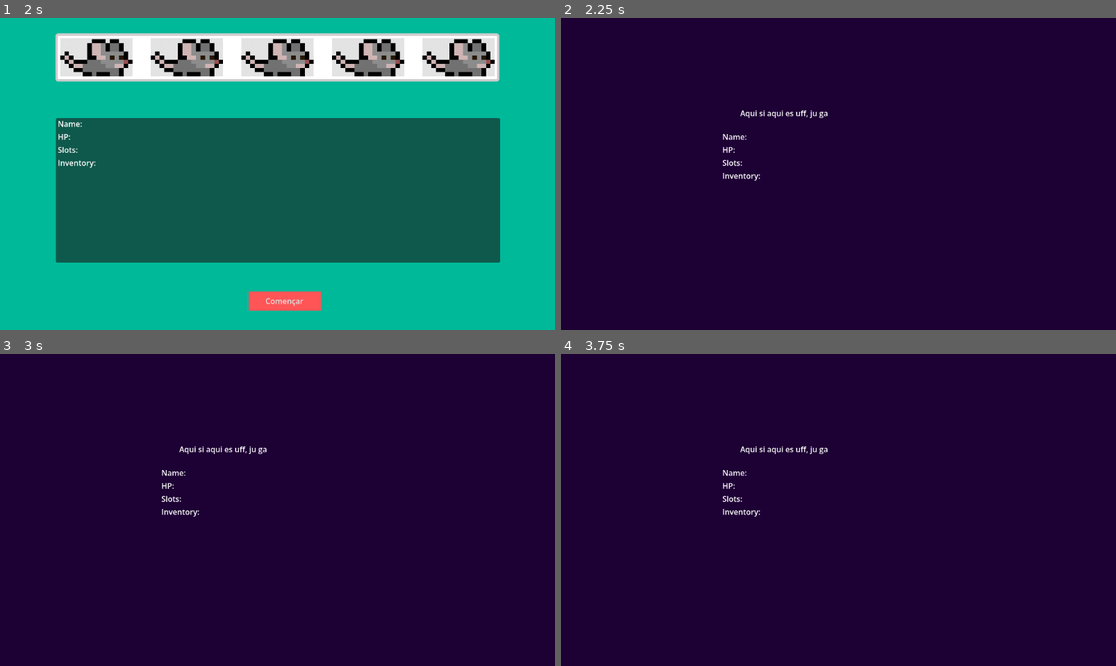
Above: before the commit, frames 1-4 (two rows, left to right).
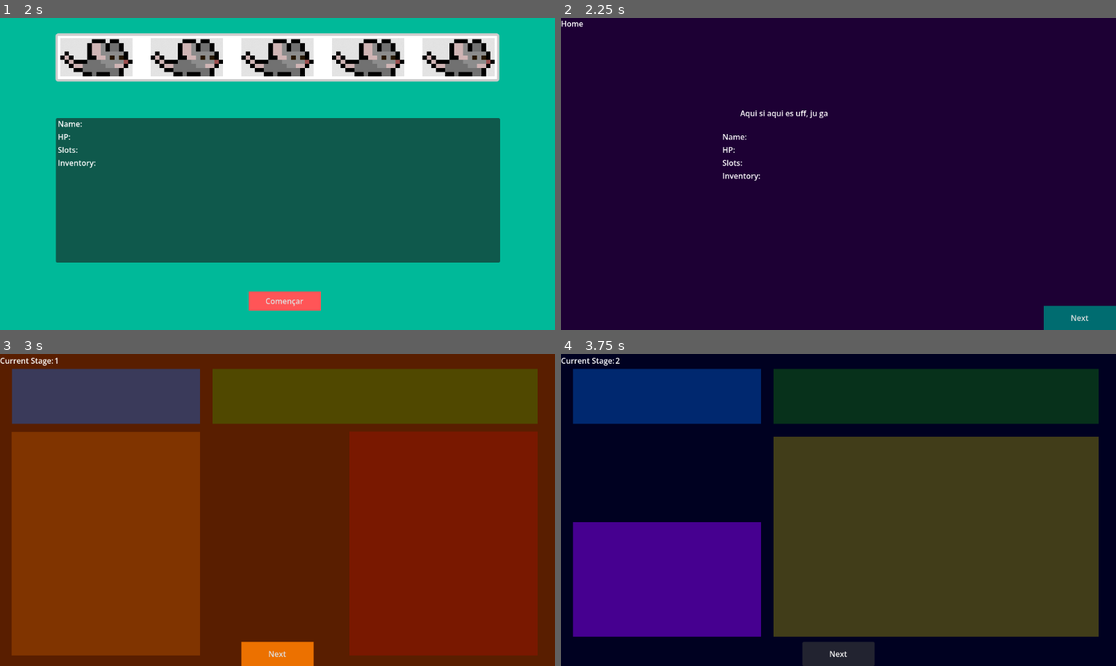
Above: after the commit, the same moments.

Repository: Anderson-Jimenez/-fork
Game: Godot game, scene res://scenes/menu.tscn
Two runs of this game, one before a commit and one after it. Both use one fixed random seed, a clock stepped at 60 frames per second and the inputs below.
Inputs (mouse positions are in pixels of both pictures, inside the frame that each line leads up to):
- Up to frame 1 (2 s): click "test" at 0.5 s; click "Jugar" at 1.25 s
- Up to frame 2 (2.25 s): click "Començar" at 2 s
- Up to frame 3 (3 s): click (516, 653) at 2.75 s, where only the run after the commit has a clickable "Next"
- Up to frame 4 (3.75 s): click (838, 653) at 3.5 s, where only the run after the commit has a clickable "Next"

Frame 1 is identical in both runs. In frame 2, 1.1% of the frame differs, in the area x 0-100%, y 0-100%; in frame 3, 100%; in frame 4, 100%.
Error in both runs: Invalid access to property or key 'NAME' on a base object of type 'Dictionary'. (res://scripts/home.gd:25)

Commit message:
Creat diferents tipus de vistes amb la base del que te de tenir, funcio per a passar de pantalla i anar avançant

Diff:
--- a/autoloads/gameManager.gd
+++ b/autoloads/gameManager.gd
@@ -12,11 +12,20 @@
 func setCharacter(data):
 	selectedCharacter= data
 
+func nextStage():
+	currentStage+=1
+	get_tree().change_scene_to_file("res://scenes/"+stages[currentStage]+".tscn")
+
+
 func routeGenerator():
-	for i in range(11):
+	for i in range(31):
 		var rand = stageTypes.pick_random()
 		stages[i]=rand
 
 	stages[0]='home'
 	stages[5]='shop'
-	stages[10]='boss'
+	stages[15]='shop'
+	stages[25]='shop'
+	stages[10]='bossBattle'
+	stages[20]='bossBattle'
+	stages[30]='bossBattle'
--- /dev/null
+++ b/scenes/battle.tscn
@@ -0,0 +1,112 @@
+[gd_scene format=3 uid="uid://bhlllfddrfaj7"]
+
+[ext_resource type="Script" uid="uid://c7c1vvaurmc1a" path="res://scripts/battle.gd" id="1_dn72j"]
+
+[sub_resource type="StyleBoxFlat" id="StyleBoxFlat_mgoel"]
+bg_color = Color(0.92446744, 0.4446274, 0, 1)
+
+[node name="Battle" type="Control" unique_id=416529015]
+layout_mode = 3
+anchors_preset = 15
+anchor_right = 1.0
+anchor_bottom = 1.0
+grow_horizontal = 2
+grow_vertical = 2
+script = ExtResource("1_dn72j")
+
+[node name="ColorRect" type="ColorRect" parent="." unique_id=1570290577]
+layout_mode = 1
+anchors_preset = 15
+anchor_right = 1.0
+anchor_bottom = 1.0
+grow_horizontal = 2
+grow_vertical = 2
+color = Color(0.35, 0.11666668, 0, 1)
+
+[node name="Label" type="Label" parent="ColorRect" unique_id=1800575555]
+layout_mode = 1
+anchors_preset = -1
+anchor_top = 0.003
+anchor_right = 0.096
+anchor_bottom = 0.045
+offset_top = 0.055999994
+offset_right = 0.40799713
+offset_bottom = -0.16000175
+text = "Current Stage:"
+
+[node name="Stage" type="RichTextLabel" parent="ColorRect" unique_id=819636788]
+layout_mode = 1
+anchors_preset = -1
+anchor_left = 0.098090276
+anchor_top = 0.0030864198
+anchor_right = 0.19109029
+anchor_bottom = 0.045024697
+offset_right = -0.32000732
+offset_bottom = -0.1760025
+metadata/_edit_use_anchors_ = true
+
+[node name="Button" type="Button" parent="ColorRect" unique_id=985109610]
+custom_minimum_size = Vector2(150, 50)
+layout_mode = 1
+anchors_preset = 7
+anchor_left = 0.5
+anchor_top = 1.0
+anchor_right = 0.5
+anchor_bottom = 1.0
+offset_left = -75.0
+offset_top = -50.0
+offset_right = 75.0
+grow_horizontal = 2
+grow_vertical = 0
+theme_override_styles/normal = SubResource("StyleBoxFlat_mgoel")
+text = "Next"
+
+[node name="ColorRect" type="ColorRect" parent="ColorRect" unique_id=740927196]
+layout_mode = 1
+anchors_preset = -1
+anchor_left = 0.020833334
+anchor_top = 0.25
+anchor_right = 0.36052084
+anchor_bottom = 0.96632105
+offset_right = -0.3199997
+offset_bottom = -0.1760025
+color = Color(1, 0.48235294, 0, 0.23529412)
+metadata/_edit_use_anchors_ = true
+
+[node name="ColorRect2" type="ColorRect" parent="ColorRect" unique_id=1283931269]
+layout_mode = 1
+anchors_preset = -1
+anchor_left = 0.021701388
+anchor_top = 0.047839507
+anchor_right = 0.36052084
+anchor_bottom = 0.22403704
+offset_right = -0.3199997
+offset_bottom = -0.1760025
+color = Color(0, 0.4333334, 1, 0.3529412)
+metadata/_edit_use_anchors_ = true
+
+[node name="ColorRect3" type="ColorRect" parent="ColorRect" unique_id=1260788371]
+layout_mode = 1
+anchors_preset = -1
+anchor_left = 0.3828125
+anchor_top = 0.047839507
+anchor_right = 0.96902776
+anchor_bottom = 0.22403704
+offset_right = -0.3199997
+offset_bottom = -0.1760025
+color = Color(0.14999998, 1, 0, 0.1882353)
+metadata/_edit_use_anchors_ = true
+
+[node name="ColorRect4" type="ColorRect" parent="ColorRect" unique_id=2103252410]
+layout_mode = 1
+anchors_preset = -1
+anchor_left = 0.6293403
+anchor_top = 0.24845679
+anchor_right = 0.96902776
+anchor_bottom = 0.96632105
+offset_right = -0.3199997
+offset_bottom = -0.1760025
+color = Color(1, 0, 0, 0.19215687)
+metadata/_edit_use_anchors_ = true
+
+[connection signal="button_up" from="ColorRect/Button" to="." method="_on_button_up_next_stage"]
--- /dev/null
+++ b/scenes/bossBattle.tscn
@@ -0,0 +1,112 @@
+[gd_scene format=3 uid="uid://0njegebc0gsw"]
+
+[ext_resource type="Script" uid="uid://32hrh66tj6my" path="res://scripts/bossBattle.gd" id="1_wpumh"]
+
+[sub_resource type="StyleBoxFlat" id="StyleBoxFlat_is8sf"]
+bg_color = Color(0.6, 0, 0, 1)
+
+[node name="BossBattle" type="Control" unique_id=1192347188]
+layout_mode = 3
+anchors_preset = 15
+anchor_right = 1.0
+anchor_bottom = 1.0
+grow_horizontal = 2
+grow_vertical = 2
+script = ExtResource("1_wpumh")
+
+[node name="ColorRect" type="ColorRect" parent="." unique_id=299906907]
+layout_mode = 1
+anchors_preset = 15
+anchor_right = 1.0
+anchor_bottom = 1.0
+grow_horizontal = 2
+grow_vertical = 2
+color = Color(0.29, 0, 0, 1)
+
+[node name="Label" type="Label" parent="ColorRect" unique_id=728470646]
+layout_mode = 1
+anchors_preset = -1
+anchor_top = 0.002
+anchor_right = 0.096
+anchor_bottom = 0.044259265
+offset_top = -0.296
+offset_right = 0.40800476
+offset_bottom = 0.3199997
+text = "Current Stage:"
+metadata/_edit_use_anchors_ = true
+
+[node name="Button" type="Button" parent="ColorRect" unique_id=2073600037]
+layout_mode = 1
+anchors_preset = 7
+anchor_left = 0.5
+anchor_top = 1.0
+anchor_right = 0.5
+anchor_bottom = 1.0
+offset_left = -75.0
+offset_top = -50.0
+offset_right = 75.0
+grow_horizontal = 2
+grow_vertical = 0
+theme_override_styles/normal = SubResource("StyleBoxFlat_is8sf")
+text = "Next"
+
+[node name="Stage" type="RichTextLabel" parent="ColorRect" unique_id=1786086878]
+layout_mode = 1
+anchors_preset = -1
+anchor_left = 0.096354164
+anchor_top = 0.0030864198
+anchor_right = 0.19993056
+anchor_bottom = 0.045024697
+offset_right = -0.3199997
+offset_bottom = -0.1760025
+metadata/_edit_use_anchors_ = true
+
+[node name="ColorRect2" type="ColorRect" parent="ColorRect" unique_id=460824231]
+layout_mode = 1
+anchors_preset = -1
+anchor_left = 0.021701388
+anchor_top = 0.047839507
+anchor_right = 0.36052084
+anchor_bottom = 0.22403704
+offset_right = -0.3199997
+offset_bottom = -0.1760025
+color = Color(0, 0.4333334, 1, 0.3529412)
+metadata/_edit_use_anchors_ = true
+
+[node name="ColorRect3" type="ColorRect" parent="ColorRect" unique_id=1771419814]
+layout_mode = 1
+anchors_preset = -1
+anchor_left = 0.3828125
+anchor_top = 0.047839507
+anchor_right = 0.96902776
+anchor_bottom = 0.22403704
+offset_right = -0.3199997
+offset_bottom = -0.1760025
+color = Color(0.14999998, 1, 0, 0.1882353)
+metadata/_edit_use_anchors_ = true
+
+[node name="ColorRect" type="ColorRect" parent="ColorRect" unique_id=2126426798]
+layout_mode = 1
+anchors_preset = -1
+anchor_left = 0.020833334
+anchor_top = 0.25
+anchor_right = 0.36052084
+anchor_bottom = 0.96632105
+offset_right = -0.3199997
+offset_bottom = -0.1760025
+color = Color(1, 0.48235294, 0, 0.23529412)
+metadata/_edit_use_anchors_ = true
+
+[node name="ColorRect4" type="ColorRect" parent="ColorRect" unique_id=1450399227]
+layout_mode = 1
+anchors_preset = -1
+anchor_left = 0.6293403
+anchor_top = 0.24845679
+anchor_right = 0.96902776
+anchor_bottom = 0.96632105
+offset_right = -0.3199997
+offset_bottom = -0.1760025
+color = Color(1, 0, 0, 0.19215687)
+metadata/_edit_use_anchors_ = true
+
+[connection signal="button_up" from="ColorRect/Button" to="." method="_on_button_up_next_stage"]
--- a/scenes/home.tscn
+++ b/scenes/home.tscn
@@ -1,6 +1,9 @@
 [gd_scene format=3 uid="uid://p0d5bkkhgt0h"]
 
 [ext_resource type="Script" uid="uid://dl641qy08gqr6" path="res://scripts/home.gd" id="1_5w2bl"]
+
+[sub_resource type="StyleBoxFlat" id="StyleBoxFlat_krot7"]
+bg_color = Color(0, 0.42533335, 0.44, 1)
 
 [node name="PlayScreen" type="Control" unique_id=748475291]
 custom_minimum_size = Vector2(1152, 648)
@@ -20,6 +23,28 @@
 grow_horizontal = 2
 grow_vertical = 2
 color = Color(0.11372549, 0, 0.20392157, 1)
+
+[node name="Button" type="Button" parent="ColorRect" unique_id=1642081952]
+custom_minimum_size = Vector2(150, 50)
+layout_mode = 1
+anchors_preset = -1
+anchor_left = 0.8697917
+anchor_top = 0.9228395
+anchor_right = 1.0
+anchor_bottom = 1.0
+offset_bottom = 6.1035156e-05
+theme_override_styles/normal = SubResource("StyleBoxFlat_krot7")
+text = "Next"
+metadata/_edit_use_anchors_ = true
+
+[node name="Label" type="Label" parent="ColorRect" unique_id=1370330889]
+layout_mode = 1
+anchors_preset = -1
+anchor_right = 0.041
+anchor_bottom = 0.035
+offset_right = -7.2320023
+offset_bottom = 0.3199997
+text = "Home"
 
 [node name="Label" type="Label" parent="." unique_id=365492023]
 layout_mode = 1
@@ -86,3 +111,5 @@
 custom_minimum_size = Vector2(100, 0)
 layout_mode = 2
 fit_content = true
+
+[connection signal="button_up" from="ColorRect/Button" to="." method="_on_button_up_next_stage"]
--- /dev/null
+++ b/scenes/randomEvent.tscn
@@ -0,0 +1,113 @@
+[gd_scene format=3 uid="uid://csepcn0qbxaq1"]
+
+[ext_resource type="Script" uid="uid://dbunqywheim8a" path="res://scripts/random_event.gd" id="1_osrvf"]
+
+[sub_resource type="StyleBoxFlat" id="StyleBoxFlat_1rm8n"]
+bg_color = Color(4.813075e-07, 0.6844356, 0.70187896, 1)
+
+[node name="RandomEvent" type="Control" unique_id=204702936]
+layout_mode = 3
+anchors_preset = 15
+anchor_right = 1.0
+anchor_bottom = 1.0
+grow_horizontal = 2
+grow_vertical = 2
+script = ExtResource("1_osrvf")
+metadata/_edit_use_anchors_ = true
+
+[node name="ColorRect" type="ColorRect" parent="." unique_id=1788854505]
+layout_mode = 1
+anchors_preset = 15
+anchor_right = 1.0
+anchor_bottom = 1.0
+grow_horizontal = 2
+grow_vertical = 2
+color = Color(0, 0.004333329, 0.13, 1)
+
+[node name="Label" type="Label" parent="ColorRect" unique_id=2084276907]
+layout_mode = 1
+anchors_preset = -1
+anchor_top = 0.003
+anchor_right = 0.096
+anchor_bottom = 0.045
+offset_top = 0.055999994
+offset_right = 0.40799713
+offset_bottom = -0.16000175
+text = "Current Stage:"
+
+[node name="Stage" type="RichTextLabel" parent="ColorRect" unique_id=1061992253]
+layout_mode = 1
+anchors_preset = -1
+anchor_left = 0.098090276
+anchor_top = 0.0030864198
+anchor_right = 0.19645834
+anchor_bottom = 0.045024697
+offset_right = -0.3199997
+offset_bottom = -0.1760025
+metadata/_edit_use_anchors_ = true
+
+[node name="Button" type="Button" parent="ColorRect" unique_id=1759386730]
+custom_minimum_size = Vector2(150, 50)
+layout_mode = 1
+anchors_preset = 7
+anchor_left = 0.5
+anchor_top = 1.0
+anchor_right = 0.5
+anchor_bottom = 1.0
+offset_left = -75.0
+offset_top = -50.0
+offset_right = 75.0
+grow_horizontal = 2
+grow_vertical = 0
+theme_override_styles/normal = SubResource("StyleBoxFlat_1rm8n")
+text = "Next"
+
+[node name="ColorRect2" type="ColorRect" parent="ColorRect" unique_id=553373743]
+layout_mode = 1
+anchors_preset = -1
+anchor_left = 0.021701388
+anchor_top = 0.047839507
+anchor_right = 0.36052084
+anchor_bottom = 0.22403704
+offset_right = -0.3199997
+offset_bottom = -0.1760025
+color = Color(0, 0.4333334, 1, 0.3529412)
+metadata/_edit_use_anchors_ = true
+
+[node name="ColorRect3" type="ColorRect" parent="ColorRect" unique_id=130366196]
+layout_mode = 1
+anchors_preset = -1
+anchor_left = 0.3828125
+anchor_top = 0.047839507
+anchor_right = 0.96902776
+anchor_bottom = 0.22403704
+offset_right = -0.3199997
+offset_bottom = -0.1760025
+color = Color(0.14999998, 1, 0, 0.1882353)
+metadata/_edit_use_anchors_ = true
+
+[node name="ColorRect" type="ColorRect" parent="ColorRect" unique_id=486830031]
+layout_mode = 1
+anchors_preset = -1
+anchor_left = 0.021701388
+anchor_top = 0.53858024
+anchor_right = 0.36052084
+anchor_bottom = 0.90613586
+offset_right = -0.3199997
+offset_bottom = -0.1760025
+color = Color(0.5500002, 0, 1, 0.49803922)
+metadata/_edit_use_anchors_ = true
+
+[node name="ColorRect2" type="ColorRect" parent="." unique_id=1084786612]
+layout_mode = 1
+anchors_preset = -1
+anchor_left = 0.3828125
+anchor_top = 0.2654321
+anchor_right = 0.96902776
+anchor_bottom = 0.90613586
+offset_right = -0.3199997
+offset_bottom = -0.1760025
+color = Color(1, 0.9333334, 0, 0.25490198)
+metadata/_edit_use_anchors_ = true
+
+[connection signal="button_up" from="ColorRect/Button" to="." method="_on_button_button_up"]
--- /dev/null
+++ b/scenes/shop.tscn
@@ -0,0 +1,103 @@
+[gd_scene format=3 uid="uid://eifr05hwg884"]
+
+[ext_resource type="Script" uid="uid://vqr7vuge2lj6" path="res://scripts/shop.gd" id="1_lx5au"]
+
+[sub_resource type="StyleBoxFlat" id="StyleBoxFlat_bdmwb"]
+bg_color = Color(0.18300292, 0.72100425, 5.7756904e-07, 1)
+
+[node name="Shop" type="Control" unique_id=1948374805]
+layout_mode = 3
+anchors_preset = 15
+anchor_right = 1.0
+anchor_bottom = 1.0
+grow_horizontal = 2
+grow_vertical = 2
+script = ExtResource("1_lx5au")
+
+[node name="ColorRect" type="ColorRect" parent="." unique_id=1050162715]
+layout_mode = 1
+anchors_preset = 15
+anchor_right = 1.0
+anchor_bottom = 1.0
+grow_horizontal = 2
+grow_vertical = 2
+color = Color(0.08836722, 0.18808767, 0, 1)
+
+[node name="Label" type="Label" parent="ColorRect" unique_id=2092771366]
+layout_mode = 1
+anchors_preset = -1
+anchor_top = 0.0050000004
+anchor_right = 0.096
+anchor_bottom = 0.042716052
+offset_top = -0.24000025
+offset_right = 0.40799713
+offset_bottom = 0.3199997
+text = "Current Stage:"
+metadata/_edit_use_anchors_ = true
+
+[node name="Stage" type="RichTextLabel" parent="ColorRect" unique_id=2024997406]
+layout_mode = 1
+anchors_preset = -1
+anchor_left = 0.098090276
+anchor_top = 0.0046296297
+anchor_right = 0.19211806
+anchor_bottom = 0.043481484
+offset_right = -0.3199997
+offset_bottom = -0.1760025
+metadata/_edit_use_anchors_ = true
+
+[node name="Button" type="Button" parent="ColorRect" unique_id=1074202100]
+custom_minimum_size = Vector2(150, 50)
+layout_mode = 1
+anchors_preset = 7
+anchor_left = 0.5
+anchor_top = 1.0
+anchor_right = 0.5
+anchor_bottom = 1.0
+offset_left = -75.0
+offset_top = -50.0
+offset_right = 75.0
+grow_horizontal = 2
+grow_vertical = 0
+theme_override_styles/normal = SubResource("StyleBoxFlat_bdmwb")
+text = "Next"
+
+[node name="ColorRect2" type="ColorRect" parent="ColorRect" unique_id=236512937]
+layout_mode = 1
+anchors_preset = -1
+anchor_left = 0.021701388
+anchor_top = 0.047839507
+anchor_right = 0.36052084
+anchor_bottom = 0.22403704
+offset_right = -0.3199997
+offset_bottom = -0.1760025
+color = Color(0, 0.4333334, 1, 0.3529412)
+metadata/_edit_use_anchors_ = true
+
+[node name="ColorRect3" type="ColorRect" parent="ColorRect" unique_id=354814761]
+layout_mode = 1
+anchors_preset = -1
+anchor_left = 0.3828125
+anchor_top = 0.047839507
+anchor_right = 0.96902776
+anchor_bottom = 0.22403704
+offset_right = -0.3199997
+offset_bottom = -0.1760025
+color = Color(0.14999998, 1, 0, 0.1882353)
+metadata/_edit_use_anchors_ = true
+
+[node name="ColorRect2" type="ColorRect" parent="." unique_id=1234647778]
+layout_mode = 1
+anchors_preset = -1
+anchor_left = 0.021701388
+anchor_top = 0.469
+anchor_right = 0.96900004
+anchor_bottom = 0.8799013
+offset_top = 0.08798218
+offset_right = -0.28808594
+offset_bottom = -0.17602539
+grow_horizontal = 2
+grow_vertical = 2
+color = Color(1, 0.81666666, 0, 0.34117648)
+
+[connection signal="button_up" from="ColorRect/Button" to="." method="_on_button_up_next_stage"]
--- /dev/null
+++ b/scripts/battle.gd
@@ -0,0 +1,16 @@
+extends Control
+
+@onready var CurrentStage = $ColorRect/Stage
+
+# Called when the node enters the scene tree for the first time.
+func _ready() -> void:
+	CurrentStage.text=str(GameManager.currentStage)
+
+
+# Called every frame. 'delta' is the elapsed time since the previous frame.
+func _process(delta: float) -> void:
+	pass
+
+
+func _on_button_up_next_stage() -> void:
+	GameManager.nextStage()
--- /dev/null
+++ b/scripts/bossBattle.gd
@@ -0,0 +1,16 @@
+extends Control
+
+@onready var CurrentStage = $ColorRect/Stage
+
+# Called when the node enters the scene tree for the first time.
+func _ready() -> void:
+	CurrentStage.text=str(GameManager.currentStage)
+
+
+# Called every frame. 'delta' is the elapsed time since the previous frame.
+func _process(delta: float) -> void:
+	pass
+
+
+func _on_button_up_next_stage() -> void:
+	GameManager.nextStage()
--- a/scripts/home.gd
+++ b/scripts/home.gd
@@ -23,3 +23,8 @@
 
 	var char = GameManager.selectedCharacter
 	showStats(char["NAME"],char["HP"],char["SLOTS"],char["INV"])
+
+
+
+func _on_button_up_next_stage() -> void:
+	GameManager.nextStage()
--- /dev/null
+++ b/scripts/random_event.gd
@@ -0,0 +1,16 @@
+extends Control
+
+@onready var CurrentStage = $ColorRect/Stage
+
+# Called when the node enters the scene tree for the first time.
+func _ready() -> void:
+	CurrentStage.text=str(GameManager.currentStage)
+
+
+# Called every frame. 'delta' is the elapsed time since the previous frame.
+func _process(delta: float) -> void:
+	pass
+
+
+func _on_button_button_up() -> void:
+	GameManager.nextStage()
--- /dev/null
+++ b/scripts/shop.gd
@@ -0,0 +1,16 @@
+extends Control
+
+@onready var CurrentStage = $ColorRect/Stage
+
+# Called when the node enters the scene tree for the first time.
+func _ready() -> void:
+	CurrentStage.text=str(GameManager.currentStage)
+
+
+# Called every frame. 'delta' is the elapsed time since the previous frame.
+func _process(delta: float) -> void:
+	pass
+
+
+func _on_button_up_next_stage() -> void:
+	GameManager.nextStage()
Not shown, added: scripts/battle.gd.uid
Not shown, added: scripts/bossBattle.gd.uid
Not shown, added: scripts/random_event.gd.uid
Not shown, added: scripts/shop.gd.uid
